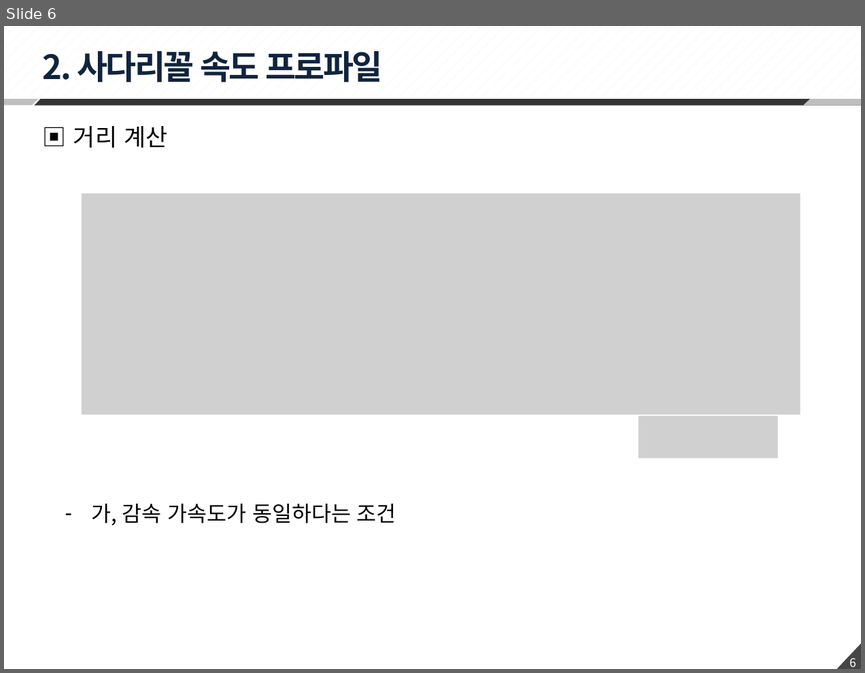
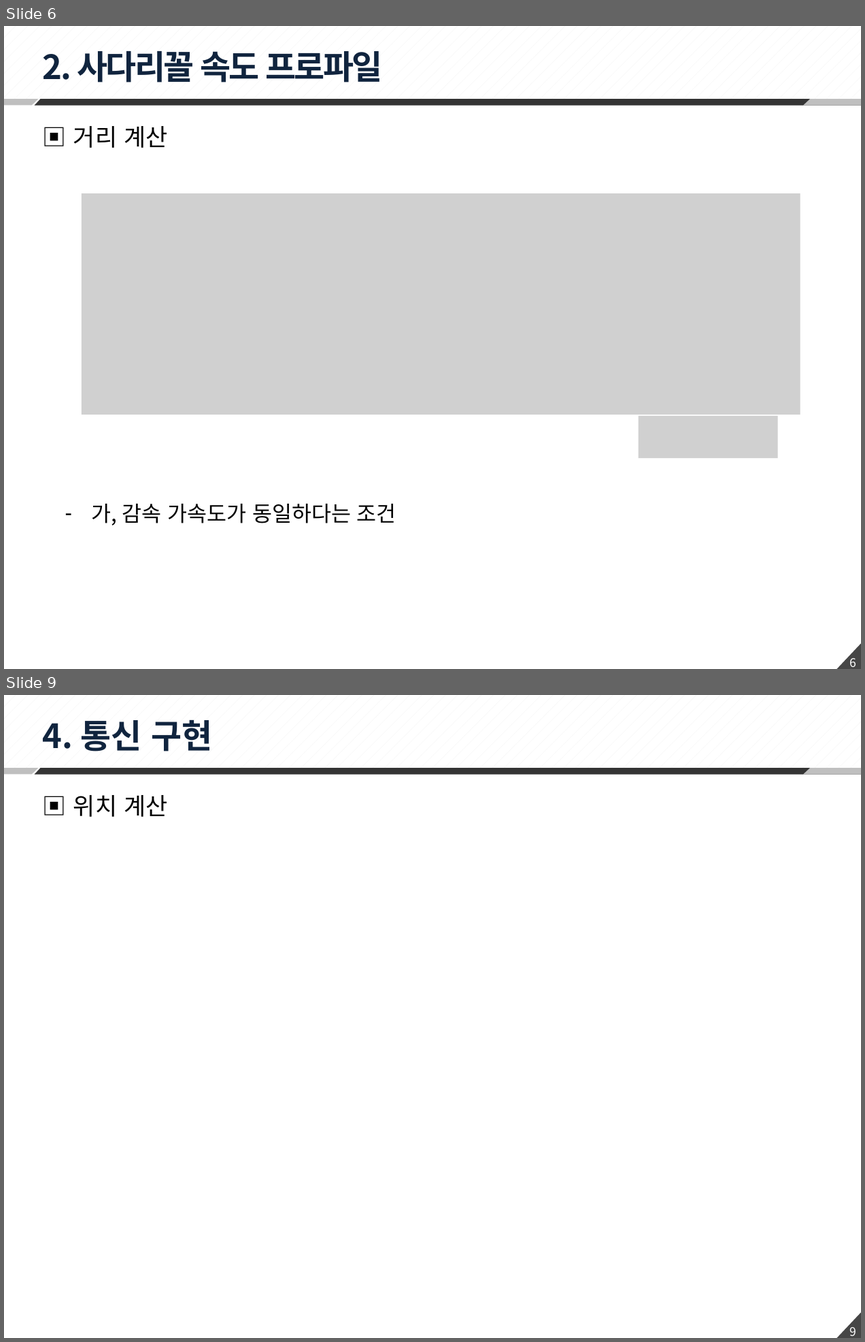
Before and after one commit to changhee-Jung/Hexapod, a slide deck: 02 Scheduler/200414_MotionProfile 정리.pptx. Shown one above the other, each under a label of ours: slide 6 before the commit, slides 6 and 9 after it; the slides between them are not shown. The pictures are 865x673 and 865x1342 pixels, drawn with LibreOffice and Linux fonts; fonts in the diff are those of the drawing; grey boxes stand for pictures. Boxes give left, top, right and bottom in pixels: in the first picture for what was removed or moved away, otherwise in the second. Text is boxed around its words. In the diff, an @@ line names an element or a change of style, - is before the commit and + after.

```diff
--- a/02 Scheduler/200414_MotionProfile 정리.pptx
+++ b/02 Scheduler/200414_MotionProfile 정리.pptx
@@ slide 9 added at (x1=4, y1=695, x2=861, y2=1338), background #FFFFFF; not listed: 6 template elements that a slide beside it also shows @@
@@ text added at (x1=43, y1=719, x2=213, y2=751), 28 pt, text #0F243E, bold @@
+4. 통신 구현
@@ text added at (x1=73, y1=795, x2=168, y2=817), 20 pt, text #000000 @@
+▣ 위치 계산
```
Also in this commit, not shown: 2 slides changed, 1 other file.
